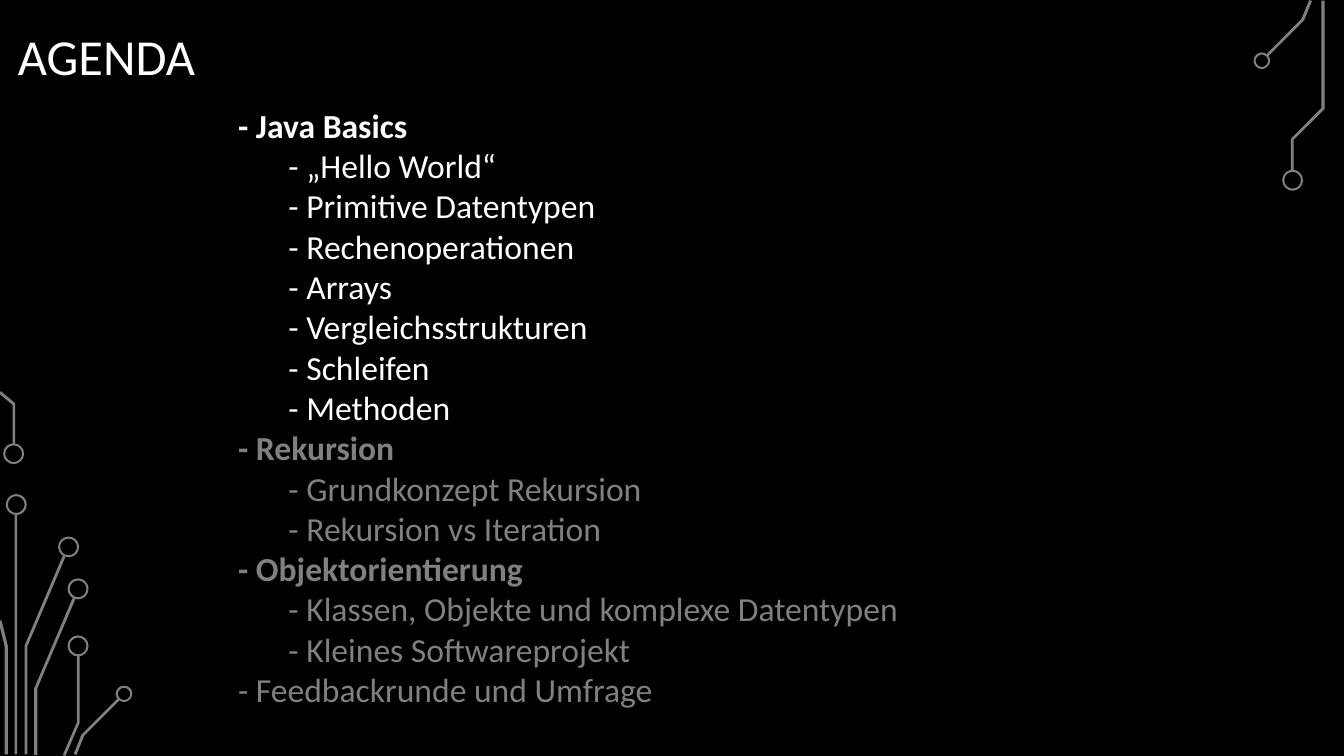
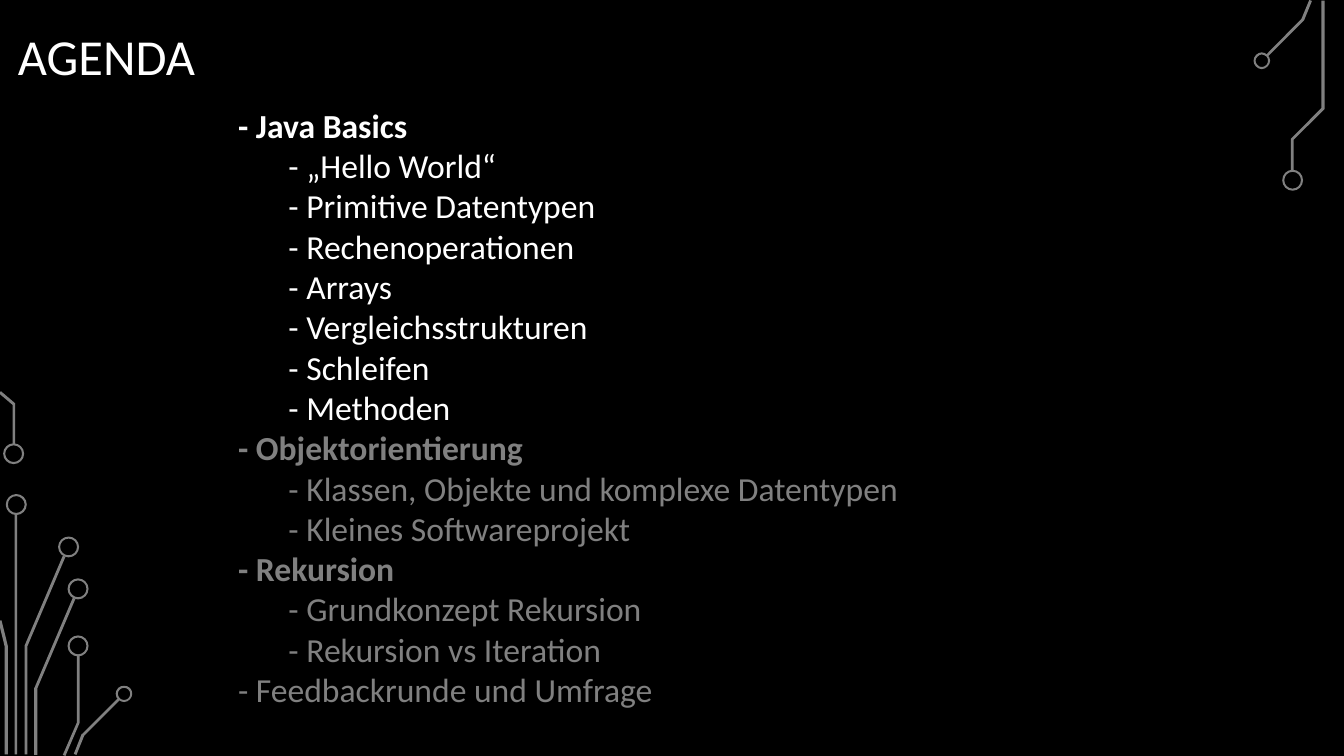
Before and after one commit to BelmontR/Java-Tutorial-Course, a slide deck: slide 7 of Java Grundkurs.pptx. Drawn at 1344x756 pixels with LibreOffice and Linux fonts; fonts in the diff are those of the drawing; background and template pictures are left out. Boxes give left, top, right and bottom in pixels: in the first picture for what was removed or moved away, otherwise in the second. Text is boxed around its words. In the diff, an @@ line names an element or a change of style, - is before the commit and + after.

```diff
--- a/Java Grundkurs.pptx
+++ b/Java Grundkurs.pptx
@@ text at [256,436,898,547]: paragraphs added @@
+- Objektorientierung
+- Klassen, Objekte und komplexe Datentypen
+- Kleines Softwareprojekt
@@ text at [256,557,898,668]: paragraphs removed @@
-- Objektorientierung
-- Klassen, Objekte und komplexe Datentypen
-- Kleines Softwareprojekt
```
Also in this commit, not shown: 4 other slides changed, 15 slides added, 2 other files.
